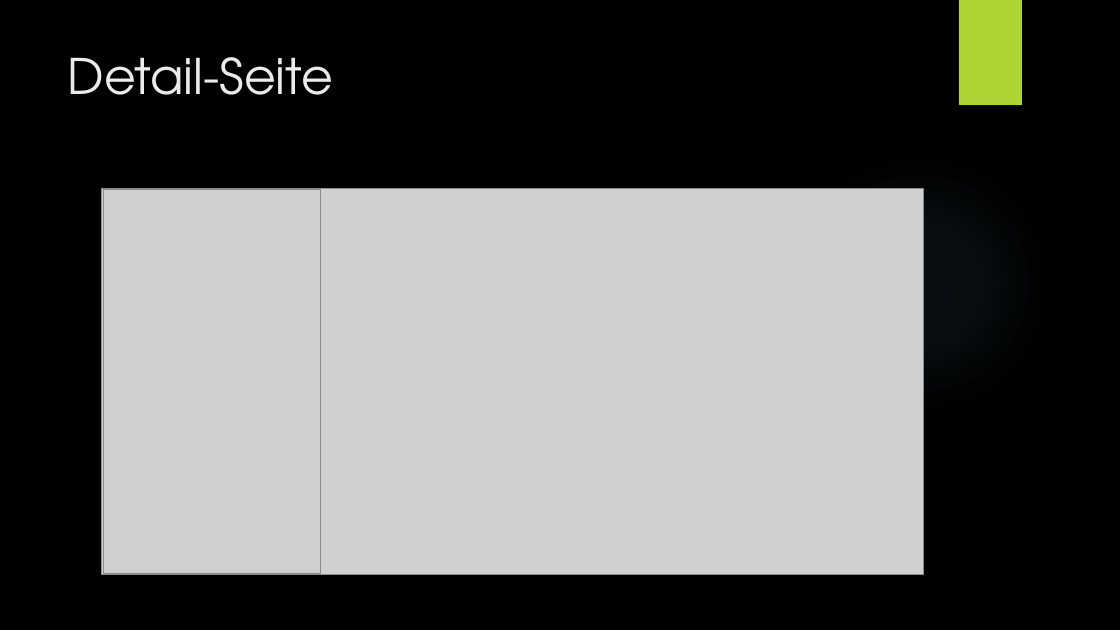
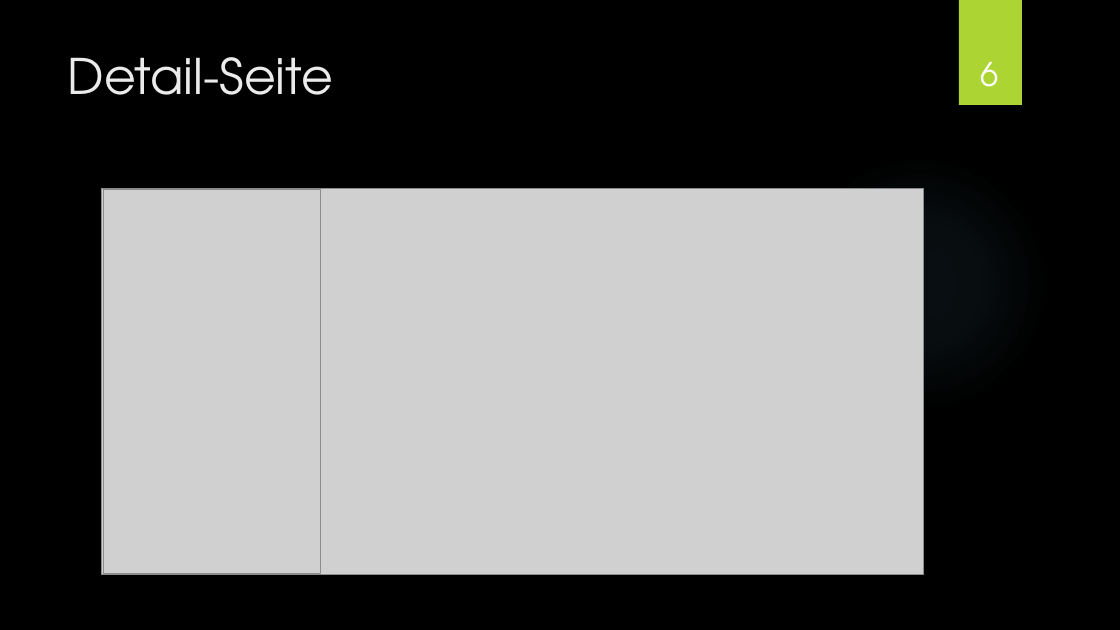
Before and after one commit to Wenja26/rezept, a slide deck: slide 6 of Rezptapp.pptx. Drawn at 1120x630 pixels with LibreOffice and Linux fonts; fonts in the diff are those of the drawing; grey boxes stand for pictures; background and template pictures are left out. Boxes give left, top, right and bottom in pixels: in the first picture for what was removed or moved away, otherwise in the second. Text is boxed around its words. In the diff, an @@ line names an element or a change of style, - is before the commit and + after.

```diff
--- a/Rezptapp.pptx
+++ b/Rezptapp.pptx
@@ page number added at <box>980,62,998,87</box>, 28 pt, text #FFFFFF @@
+6
```
Also in this commit, not shown: 9 other slides changed, 17 other files.
